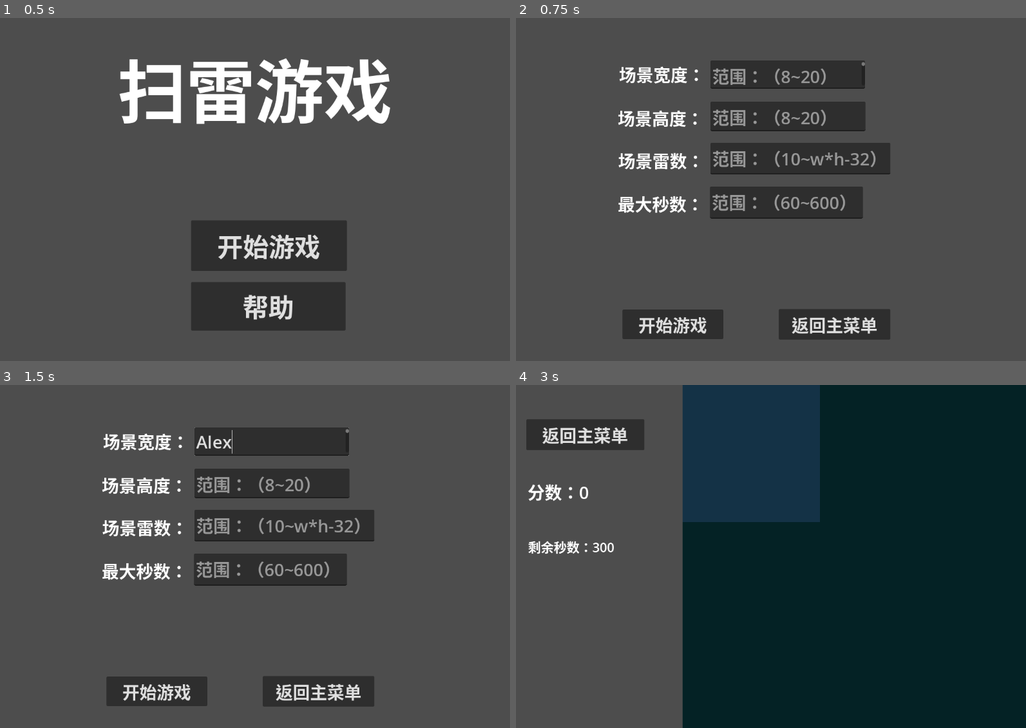
Above: before the commit, frames 1-4 (two rows, left to right).
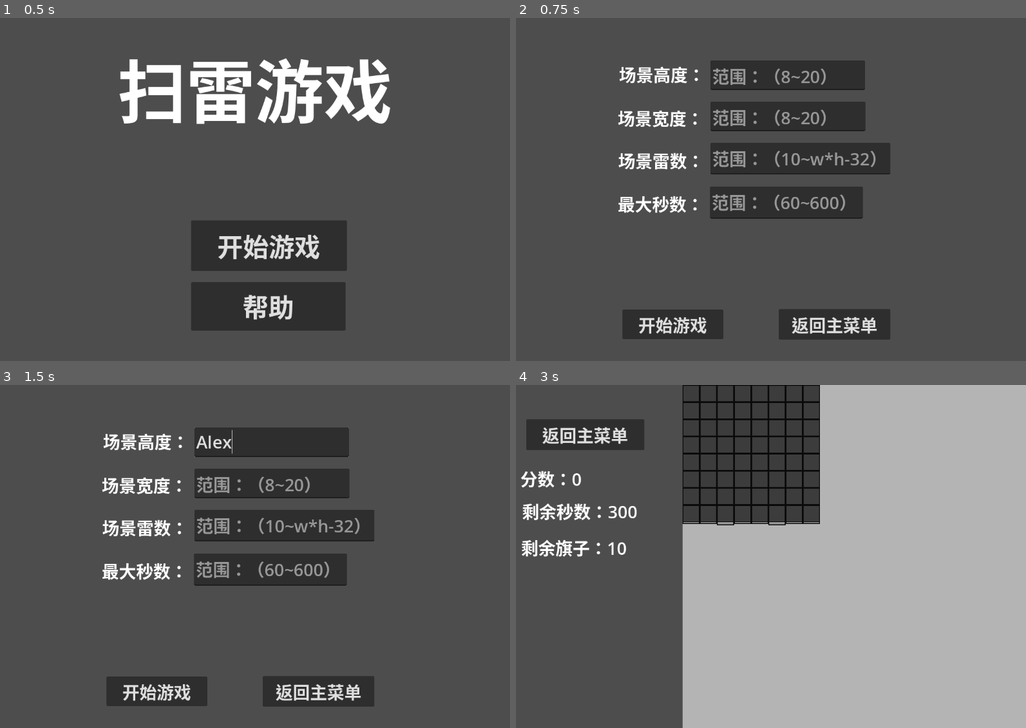
Above: after the commit, the same moments.

Repository: xphost008/Godot-Minesweeper
Game: Godot game, scene res://MainScene.tscn
Two runs of this game, one before a commit and one after it. Both use one fixed random seed, a clock stepped at 60 frames per second and the inputs below.
Inputs (mouse positions are in pixels of both pictures, inside the frame that each line leads up to):
- Up to frame 1 (0.5 s): no input
- Up to frame 2 (0.75 s): click "开始游戏" at 0.5 s
- Up to frame 3 (1.5 s): click (270, 439) at 1.27 s; type "Alex" at 1.35 s
- Up to frame 4 (3 s): click (786, 484) at 1.5 s; type "Alex" at 1.58 s; click (801, 525) at 1.73 s; type "Alex" at 1.82 s; click (786, 570) at 2.02 s; type "Alex" at 2.1 s; click "开始游戏" at 2.75 s

Frame 1 is identical in both runs. In frame 2, 0.3% of the frame differs, in the area x 26-69%, y 12-32%; in frame 3, 0.3%; in frame 4, 69%, in the area x 0-100%, y 0-100%.

Commit message:
fix some bug and add some new function

Diff:
--- a/DifficultyScene.tscn
+++ b/DifficultyScene.tscn
@@ -9,7 +9,7 @@
 offset_left = 465.0
 offset_top = 99.0
 offset_right = 825.0
-offset_bottom = 165.0
+offset_bottom = 168.0
 theme_override_font_sizes/font_size = 40
 placeholder_text = "范围：（8~20）"
 
@@ -19,7 +19,7 @@
 offset_right = 452.0
 offset_bottom = 163.0
 theme_override_font_sizes/font_size = 40
-text = "场景宽度："
+text = "场景高度："
 
 [node name="DifficultyWidthTextEdit" type="TextEdit" parent="."]
 offset_left = 465.0
@@ -35,7 +35,7 @@
 offset_right = 449.0
 offset_bottom = 260.0
 theme_override_font_sizes/font_size = 40
-text = "场景高度："
+text = "场景宽度："
 
 [node name="DifficultyMineTextEdit" type="TextEdit" parent="."]
 offset_left = 465.0
--- a/GameScene.gd
+++ b/GameScene.gd
@@ -1,25 +1,28 @@
 extends Node2D
 
+# 值~每个雷代表-1，周围的数字代表周围雷数量。0~8
 var chess
-# 值~每个雷代表-1，周围的数字代表周围雷数量。0~8
-var b_chess
+var chess_lock
 var scene_button
 var scene_label
 var time
 var is_lock = false
 var mine = 0
+var flag = 0
 
 func _ready() -> void:
 	chess = initialize_2d_array(Global.height, Global.width, 0)
-	b_chess = initialize_2d_array(Global.height, Global.width, 0)
+	chess_lock = initialize_2d_array(Global.height, Global.width, true)
 	scene_button = initialize_2d_array(Global.height, Global.width, null)
 	scene_label = initialize_2d_array(Global.height, Global.width, null)
 	time = Global.second
+	flag = Global.mine
 	$LabelSecond.text = "剩余秒数：" + str(time)
+	$LabelFlag.text = "剩余旗子：" + str(flag)
 	# 埋雷
 	for i in range(Global.mine):
 		_rand_mine()
-	# 将b_chess赋值
+	# 将chess赋值
 	_reload_array()
 	# 布置场景+蒙布
 	_reload_scene()
@@ -49,7 +52,7 @@
 		var i = randi() % Global.height
 		var j = randi() % Global.width
 		if(chess[i][j] == 0):
-			chess[i][j] = 1
+			chess[i][j] = -1
 			break
 
 # 初始化一次二维数组。
@@ -67,34 +70,34 @@
 	for i in range(Global.height):
 		for j in range(Global.width):
 			var foo = 0;
-			if chess[i][j] == 1:
+			if chess[i][j] == -1:
 				foo = -1
 			else:
 				if i > 0 and j > 0:
-					if chess[i - 1][j - 1] == 1:
+					if chess[i - 1][j - 1] == -1:
 						foo += 1
 				if i > 0 and j < Global.width - 1:
-					if chess[i - 1][j + 1] == 1:
+					if chess[i - 1][j + 1] == -1:
 						foo += 1
 				if i < Global.height - 1 and j > 0:
-					if chess[i + 1][j - 1] == 1:
+					if chess[i + 1][j - 1] == -1:
 						foo += 1
 				if i < Global.height - 1 and j < Global.width - 1:
-					if chess[i + 1][j + 1] == 1:
+					if chess[i + 1][j + 1] == -1:
 						foo += 1
 				if i > 0:
-					if chess[i - 1][j] == 1:
+					if chess[i - 1][j] == -1:
 						foo += 1
 				if j > 0:
-					if chess[i][j - 1] == 1:
+					if chess[i][j - 1] == -1:
 						foo += 1
 				if i < Global.height - 1:
-					if chess[i + 1][j] == 1:
+					if chess[i + 1][j] == -1:
 						foo += 1
 				if j < Global.width - 1:
-					if chess[i][j + 1] == 1:
-						foo += 1
-			b_chess[i][j] = foo
+					if chess[i][j + 1] == -1:
+						foo += 1
+			chess[i][j] = foo
 
 # 将color的int数字，转换成float形式的数据并返回。
 func color_int_to_float(r: int, g: int, b: int) -> Color:
@@ -104,8 +107,36 @@
 	for i in Global.height:
 		for j in Global.width:
 			scene_label[i][j] = Label.new()
+			var label = StyleBoxFlat.new()
+			label.border_width_top = 2
+			label.border_width_right = 2
+			label.border_width_left = 2
+			label.border_width_bottom = 2
+			label.border_color = color_int_to_float(10, 10, 10)
+			scene_label[i][j].add_theme_stylebox_override("normal", label)
 			scene_label[i][j].add_theme_font_size_override("font_size", 29)
-			scene_label[i][j].text = str(b_chess[i][j]) if b_chess[i][j] != -1 else "" if b_chess[i][j] == 0 else "雷"
+			scene_label[i][j].text = str(chess[i][j]) if chess[i][j] > 0 else "" if chess[i][j] == 0 else "雷"
+			match chess[i][j]:
+				-1:
+					scene_label[i][j].add_theme_color_override("font_color", color_int_to_float(30, 30, 120))
+				1:
+					scene_label[i][j].add_theme_color_override("font_color", color_int_to_float(0, 128, 255))
+				2:
+					scene_label[i][j].add_theme_color_override("font_color", color_int_to_float(0, 128, 0))
+				3:
+					scene_label[i][j].add_theme_color_override("font_color", color_int_to_float(192, 0, 0))
+				4:
+					scene_label[i][j].add_theme_color_override("font_color", color_int_to_float(0, 0, 96))
+				5:
+					scene_label[i][j].add_theme_color_override("font_color", color_int_to_float(0, 0, 96))
+				6:
+					scene_label[i][j].add_theme_color_override("font_color", color_int_to_float(0, 96, 96))
+				7:
+					scene_label[i][j].add_theme_color_override("font_color", color_int_to_float(0, 0, 0))
+				8:
+					scene_label[i][j].add_theme_color_override("font_color", color_int_to_float(160, 160, 160))
+				_:
+					pass
 			scene_label[i][j].horizontal_alignment = HORIZONTAL_ALIGNMENT_CENTER
 			scene_label[i][j].vertical_alignment = VERTICAL_ALIGNMENT_CENTER
 			scene_label[i][j].size.x = 40
@@ -115,11 +146,26 @@
 			$MineScenePanel.add_child(scene_label[i][j])
 			scene_button[i][j] = Button.new()
 			var normal = StyleBoxFlat.new()
-			normal.bg_color = color_int_to_float(20, 50, 70)
+			normal.border_width_top = 2
+			normal.border_width_right = 2
+			normal.border_width_left = 2
+			normal.border_width_bottom = 2
+			normal.border_color = color_int_to_float(10, 10, 10)
+			normal.bg_color = color_int_to_float(60, 60, 60)
 			var hover = StyleBoxFlat.new()
-			hover.bg_color = color_int_to_float(80, 0, 20)
+			hover.border_width_top = 2
+			hover.border_width_right = 2
+			hover.border_width_left = 2
+			hover.border_width_bottom = 2
+			hover.border_color = color_int_to_float(10, 10, 10)
+			hover.bg_color = color_int_to_float(40, 40, 40)
 			var pressed = StyleBoxFlat.new()
-			pressed.bg_color = color_int_to_float(30, 50, 30)
+			pressed.border_width_top = 2
+			pressed.border_width_right = 2
+			pressed.border_width_left = 2
+			pressed.border_width_bottom = 2
+			pressed.border_color = color_int_to_float(10, 10, 10)
+			pressed.bg_color = color_int_to_float(20, 20, 20)
 			scene_button[i][j].add_theme_stylebox_override("pressed", pressed)
 			scene_button[i][j].add_theme_stylebox_override("normal", normal)
 			scene_button[i][j].add_theme_stylebox_override("hover", hover)
@@ -127,18 +173,59 @@
 			scene_button[i][j].size.y = 40
 			scene_button[i][j].position.x = j * 40
 			scene_button[i][j].position.y = i * 40
-			scene_button[i][j].pressed.connect(_on_any_button_pressed.bind(i, j))
+			#scene_button[i][j].horizontal_alignment = HORIZONTAL_ALIGNMENT_CENTER
+			#scene_button[i][j].vertical_alignment = VERTICAL_ALIGNMENT_CENTER
+			scene_button[i][j].add_theme_font_size_override("font_size", 29)
+			scene_button[i][j].connect("gui_input", Callable(self, "_on_any_button_gui_input").bind(i, j))
 			$MineScenePanel.add_child(scene_button[i][j])
 
-func _on_any_button_pressed(i: int, j: int):
-	if not is_lock:
+func _on_any_button_gui_input(event, i: int, j: int):
+	if event is InputEventMouseButton and event.pressed:
+		# 左键，执行on_any_button_pressed
+		if event.button_index == 1:
+			_on_any_button_step(i, j)
+		# 右键，为按钮标旗子~
+		elif event.button_index == 2:
+			_on_any_button_flag(i, j)
+func _on_any_button_flag(i: int, j: int):
+	if flag > 0:
+		if chess_lock[i][j]:
+			scene_button[i][j].text = "旗"
+			flag -= 1
+		else:
+			scene_button[i][j].text = ""
+			flag += 1
+		chess_lock[i][j] = not chess_lock[i][j]
+		$LabelFlag.text = "剩余旗子：" + str(flag)
+	else:
+		if not chess_lock[i][j]:
+			scene_button[i][j].text = ""
+			flag += 1
+			chess_lock[i][j] = not chess_lock[i][j]
+			$LabelFlag.text = "剩余旗子：" + str(flag)
+func _on_any_button_step(i: int, j: int):
+	if not is_lock and chess_lock[i][j]:
 		if scene_button[i][j] != null:
 			remove_child(scene_button[i][j])
 			scene_button[i][j].queue_free()
 			scene_button[i][j] = null;
-			if chess[i][j] == 1:
+			if chess[i][j] == -1:
 				is_lock = true
 				$LabelWin.text = "你输了~"
+				for k in range(Global.height):
+					for l in range(Global.width):
+						if scene_button[k][l] != null and chess[k][l] == -1:
+							remove_child(scene_button[k][l])
+							scene_button[k][l].queue_free()
+							scene_button[k][l] = null;
+				var normal = StyleBoxFlat.new()
+				normal.border_width_top = 2
+				normal.border_width_right = 2
+				normal.border_width_left = 2
+				normal.border_width_bottom = 2
+				normal.border_color = color_int_to_float(10, 10, 10)
+				normal.bg_color = color_int_to_float(200, 0, 0)
+				scene_label[i][j].add_theme_stylebox_override("normal", normal)
 				return
 			mine += 1
 			Global.score += 10
@@ -146,23 +233,23 @@
 			if mine >= Global.width * Global.height - Global.mine:
 				is_lock = true
 				$LabelWin.text = "你赢了~"
-			if b_chess[i][j] == 0:
+			if chess[i][j] == 0:
 				if i > 0 and j > 0:
-					_on_any_button_pressed(i - 1, j - 1)
+					_on_any_button_step(i - 1, j - 1)
 				if i > 0 and j < Global.width - 1:
-					_on_any_button_pressed(i - 1, j + 1)
+					_on_any_button_step(i - 1, j + 1)
 				if i < Global.height - 1 and j > 0:
-					_on_any_button_pressed(i + 1, j - 1)
+					_on_any_button_step(i + 1, j - 1)
 				if i < Global.height - 1 and j < Global.width - 1:
-					_on_any_button_pressed(i + 1, j + 1)
+					_on_any_button_step(i + 1, j + 1)
 				if i > 0:
-					_on_any_button_pressed(i - 1, j)
+					_on_any_button_step(i - 1, j)
 				if j > 0:
-					_on_any_button_pressed(i, j - 1)
+					_on_any_button_step(i, j - 1)
 				if i < Global.height - 1:
-					_on_any_button_pressed(i + 1, j)
+					_on_any_button_step(i + 1, j)
 				if j < Global.width - 1:
-					_on_any_button_pressed(i, j + 1)
+					_on_any_button_step(i, j + 1)
 
 
 func _on_button_return_pressed() -> void:
--- a/GameScene.tscn
+++ b/GameScene.tscn
@@ -5,7 +5,7 @@
 [sub_resource type="SystemFont" id="SystemFont_y8avb"]
 
 [sub_resource type="StyleBoxFlat" id="StyleBoxFlat_cfjui"]
-bg_color = Color(0.0181242, 0.133992, 0.146381, 1)
+bg_color = Color(0.70559, 0.70559, 0.705589, 1)
 
 [node name="GameScene" type="Node2D"]
 script = ExtResource("1_dj1jk")
@@ -19,27 +19,27 @@
 text = "返回主菜单"
 
 [node name="LabelScore" type="Label" parent="."]
-offset_left = 39.0
-offset_top = 219.0
-offset_right = 234.0
-offset_bottom = 274.0
+offset_left = 22.0
+offset_top = 188.0
+offset_right = 217.0
+offset_bottom = 243.0
 theme_override_fonts/font = SubResource("SystemFont_y8avb")
 theme_override_font_sizes/font_size = 40
 text = "分数：0"
 
 [node name="LabelSecond" type="Label" parent="."]
-offset_left = 40.0
-offset_top = 355.0
-offset_right = 241.0
-offset_bottom = 397.0
-theme_override_font_sizes/font_size = 30
+offset_left = 26.0
+offset_top = 264.0
+offset_right = 294.0
+offset_bottom = 319.0
+theme_override_font_sizes/font_size = 40
 text = "剩余秒数：300"
 
 [node name="LabelWin" type="Label" parent="."]
-offset_left = 47.0
-offset_top = 608.0
-offset_right = 347.0
-offset_bottom = 745.0
+offset_left = 20.0
+offset_top = 612.0
+offset_right = 378.0
+offset_bottom = 749.0
 theme_override_font_sizes/font_size = 100
 
 [node name="MineScenePanel" type="Panel" parent="."]
@@ -48,4 +48,12 @@
 offset_bottom = 800.0
 theme_override_styles/panel = SubResource("StyleBoxFlat_cfjui")
 
+[node name="LabelFlag" type="Label" parent="."]
+offset_left = 24.0
+offset_top = 349.0
+offset_right = 287.0
+offset_bottom = 404.0
+theme_override_font_sizes/font_size = 40
+text = "剩余旗子：0"
+
 [connection signal="pressed" from="ButtonReturn" to="." method="_on_button_return_pressed"]
Not shown, changed: README.md
